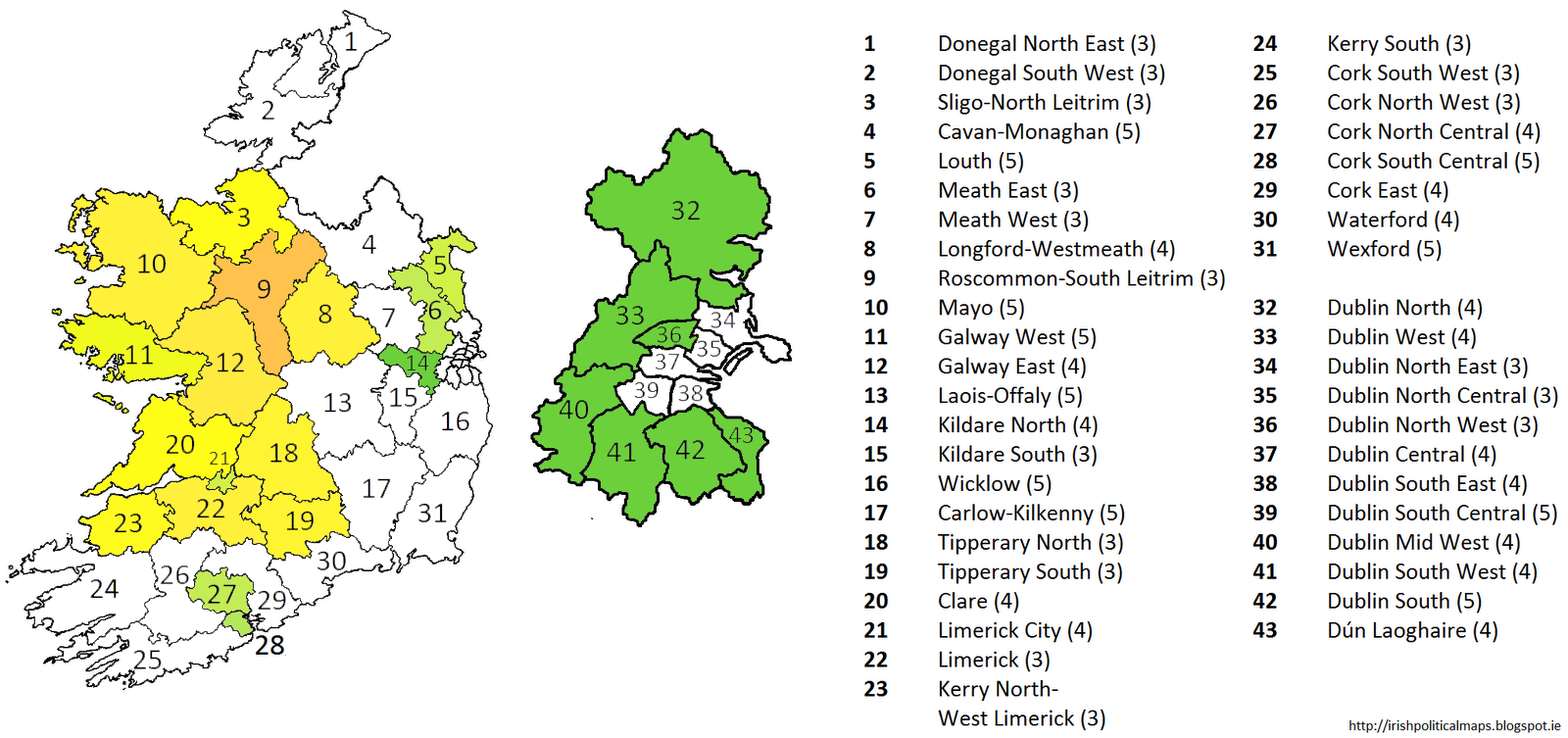
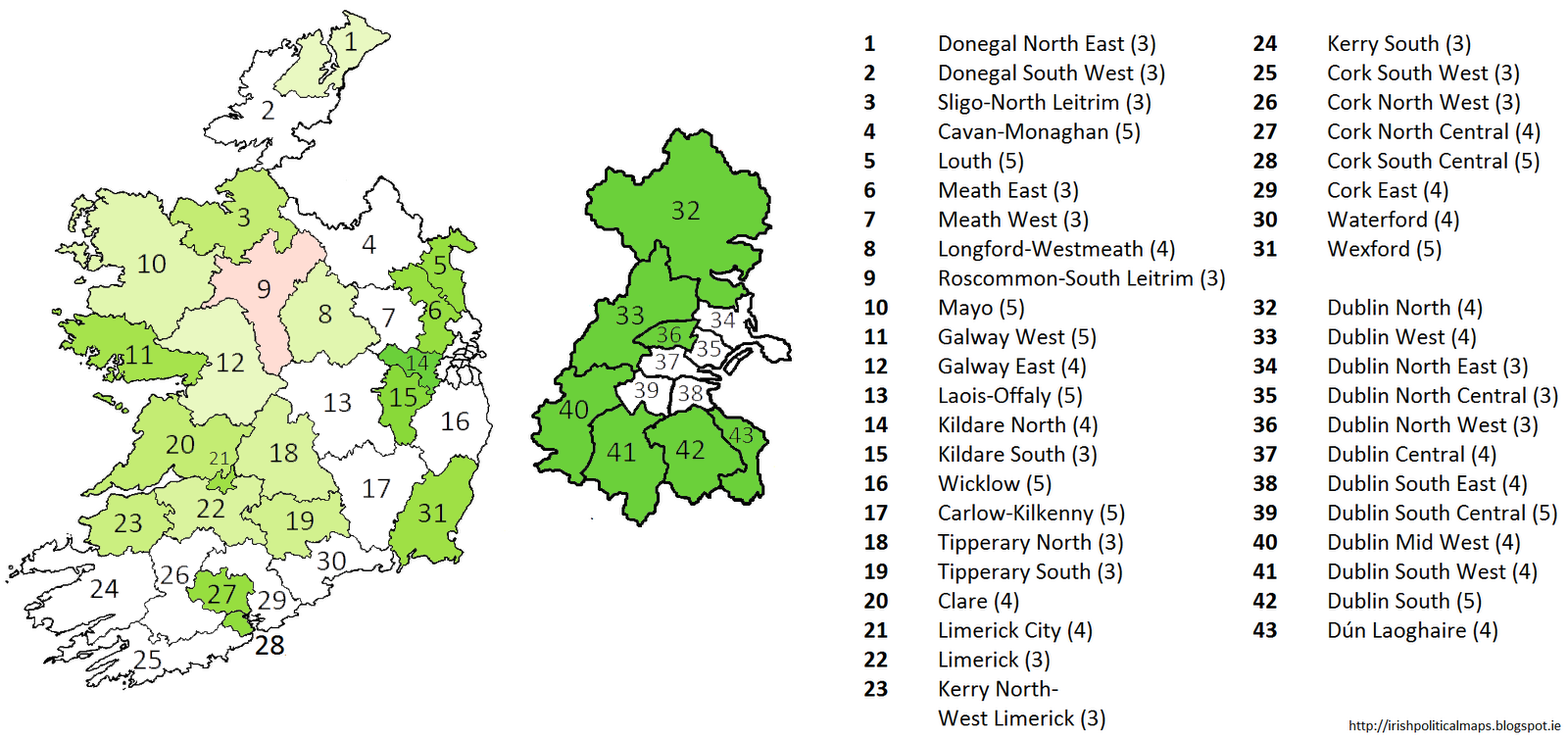
Revision of a layered 1568 x 738 image; what changed, layer by layer:
"1 green": opacity 0% → 15% over (274, 10, 391, 98)
"3 green": opacity 0% → 40% over (169, 168, 298, 265)
"8 green": opacity 0% → 20% over (279, 260, 382, 366)
"10 green": opacity 0% → 20% over (57, 188, 226, 341)
"11 green": opacity 10% → 60% over (51, 309, 212, 413)
"12 green": opacity 0% → 15% over (153, 297, 288, 427)
"18 green": opacity 0% → 25% over (234, 393, 339, 503)
"20 green": opacity 0% → 40% over (83, 393, 254, 497)
"1 yellow": opacity 0% → 15% over (274, 10, 391, 98)
"3 yellow": opacity 90% → 40% over (169, 168, 298, 265)
"8 yellow": opacity 70% → 20% over (279, 260, 382, 366)
"9 yellow": opacity 40% → 0% over (201, 228, 328, 377)
"10 yellow": opacity 70% → 20% over (57, 188, 226, 341)
"11 yellow": opacity 90% → 60% over (51, 309, 212, 413)
"12 yellow": opacity 65% → 15% over (153, 297, 288, 427)
"18 yellow": opacity 75% → 25% over (234, 393, 339, 503)
"20 yellow": opacity 90% → 40% over (83, 393, 254, 497)
"3 red": opacity 10% → 0% over (169, 168, 298, 265)
"8 red": opacity 30% → 0% over (279, 260, 382, 366)
"9 red": opacity 60% → 20% over (201, 228, 328, 377)
"10 red": opacity 30% → 0% over (57, 188, 226, 341)
"12 red": opacity 35% → 0% over (153, 297, 288, 427)
"18 red": opacity 25% → 0% over (234, 393, 339, 503)
"20 red": opacity 10% → 0% over (83, 393, 254, 497)
…and 22 more changes (22 opacity)
